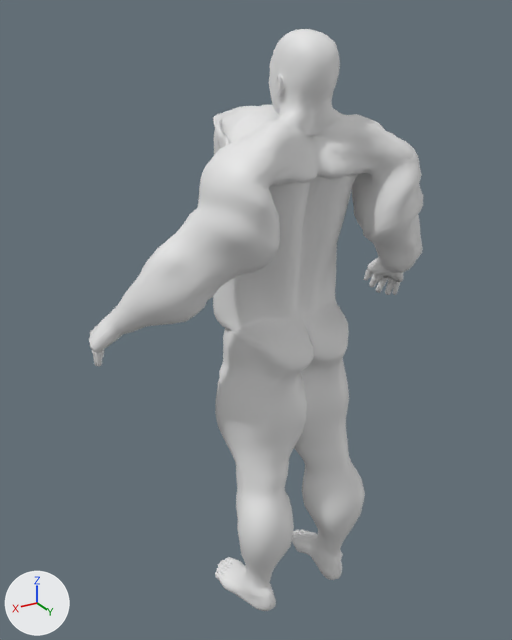
The Blender file Tools/Art/zombie_brute.blend: old version first, new version second.
Both versions are drawn from a 50 mm lens placed at (1.081, 1.56, 1.807), pointed at (0.068, -0.128, 0.964). The axes (+X, +Y, +Z) are drawn at lower left. The lights are the same throughout. The first picture is the older version.

Names of what the first picture shows: 'Zombie_Brute'.
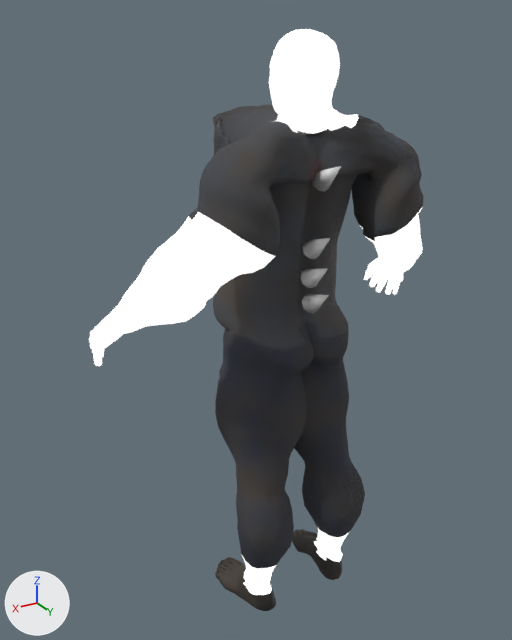
Diff of the bpy script that builds the scene:
```diff
--- a/Tools/Art/zombie_brute.blend.py
+++ b/Tools/Art/zombie_brute.blend.py
@@ mat_z_skin @@
 mat_z_skin = bpy.data.materials.new('Z_Skin')
-# nodes: BsdfPrincipled, OutputMaterial
+# nodes: BsdfPrincipled, Bump, Math, Mix x2, OutputMaterial, TexCoord, TexNoise x4, TexVoronoi, ValToRGB x4, VectorMath
+# colours: light grey #ced0c8, grey #a2a4a2, grey #817c81, white #ffffff, black #000000, greyish purple #6f657c, red #953f38, grey #bcbcbc
@@ mat_z_shirt @@
 mat_z_shirt = bpy.data.materials.new('Z_Shirt')
-# nodes: BsdfPrincipled, OutputMaterial
+# nodes: BsdfPrincipled, Bump, Math, Mix x2, OutputMaterial, TexCoord, TexNoise x3, TexVoronoi, TexWave, ValToRGB x4, VectorMath
+# colours: black #000000, white #ffffff, dark grey #45494f, brown #50463c, dark red #5d1d19, white #e7e7e7, white #fafafa
@@ mat_z_trousers @@
 mat_z_trousers = bpy.data.materials.new('Z_Trousers')
-# nodes: BsdfPrincipled, OutputMaterial
+# nodes: BsdfPrincipled, Bump, Math, Mix x2, OutputMaterial, TexCoord, TexNoise x3, TexVoronoi, TexWave, ValToRGB x4, VectorMath
+# colours: black #000000, white #ffffff, greyish blue #323742, brown #50463c, dark red #5d1d19, white #e7e7e7, white #fafafa
@@ mat_z_shoes @@
 mat_z_shoes = bpy.data.materials.new('Z_Shoes')
-# nodes: BsdfPrincipled, OutputMaterial
+# nodes: BsdfPrincipled, Bump, Math, Mix, OutputMaterial, TexCoord, TexNoise x3, ValToRGB x2, VectorMath
+# colours: black #000000, white #ffffff, black #272422, brown #50463c, grey #b3b3b3, light grey #dadada
@@ mat_z_bone @@
+mat_z_bone = principled_material('Z_Bone')
+mat_z_bone.base_color = (0.8, 0.8, 0.8)  # white #e7e7e7
@@ me_base_008 @@
 # used by ob_zombie_brute; location = (0.0, 0.0, 0.0); scale = (0.01, 0.01, 0.01)
-me_base_008.from_pydata(...)  # 13552 vertices, 13570 faces; spans x -56.0..56.0, y -28.0..19.0, z -1.0..178.0
+me_base_008.from_pydata(...)  # 13596 vertices, 13614 faces; spans x -56.0..56.0, y -28.0..19.0, z -1.0..178.0
+# me_base_008 part 1
+# 44 vertices are added at x -3.0..3.0, y 3.0..17.0, z 104.0..147.0
+# 44 new faces join them, mat_z_bone (white #e7e7e7)
 me_base_008.materials.append(mat_z_skin)
@@ me_base_008 @@
 me_base_008.materials.append(mat_z_eyes)
+me_base_008.materials.append(mat_z_bone)  # white #e7e7e7
```

Pixel boxes [x1, y1, x2, y2] of what changed, in the pictures (512 x 640 px):
'Zombie_Brute', surface changed, reshaped
    both: [89, 29, 423, 611]
part 1 of me_base_008, added
    after: [301, 166, 341, 313]
